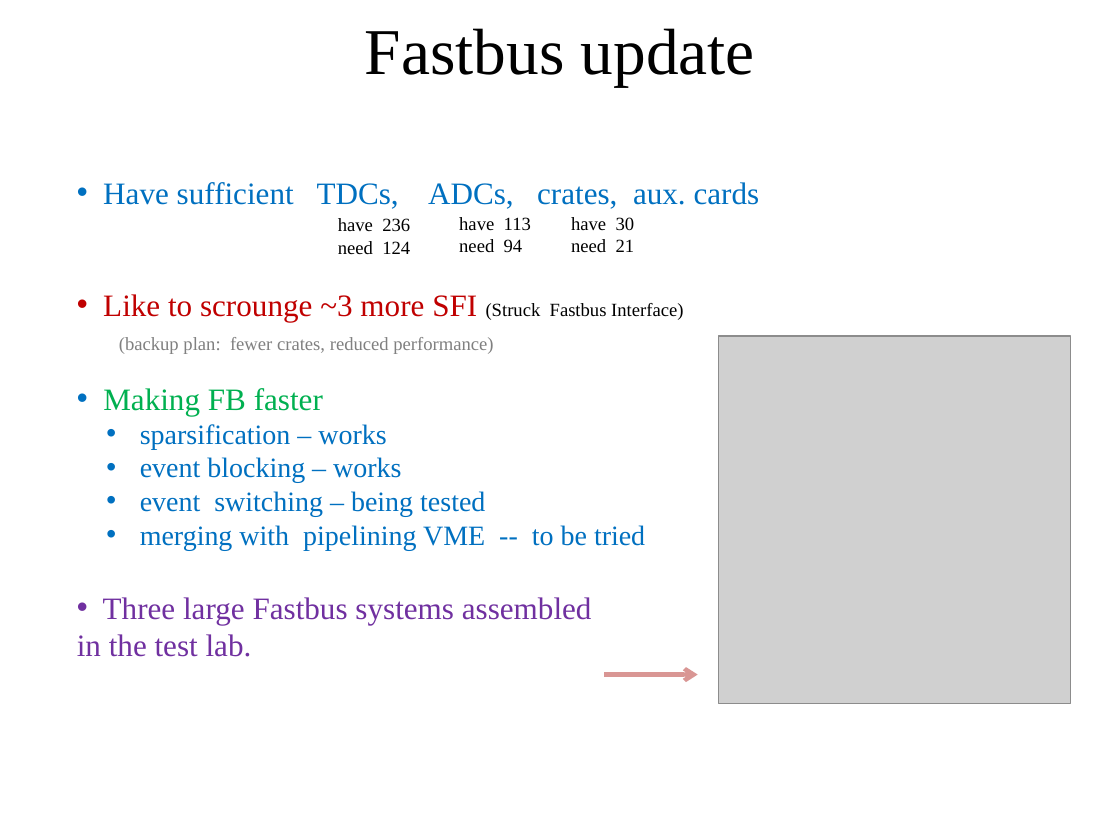
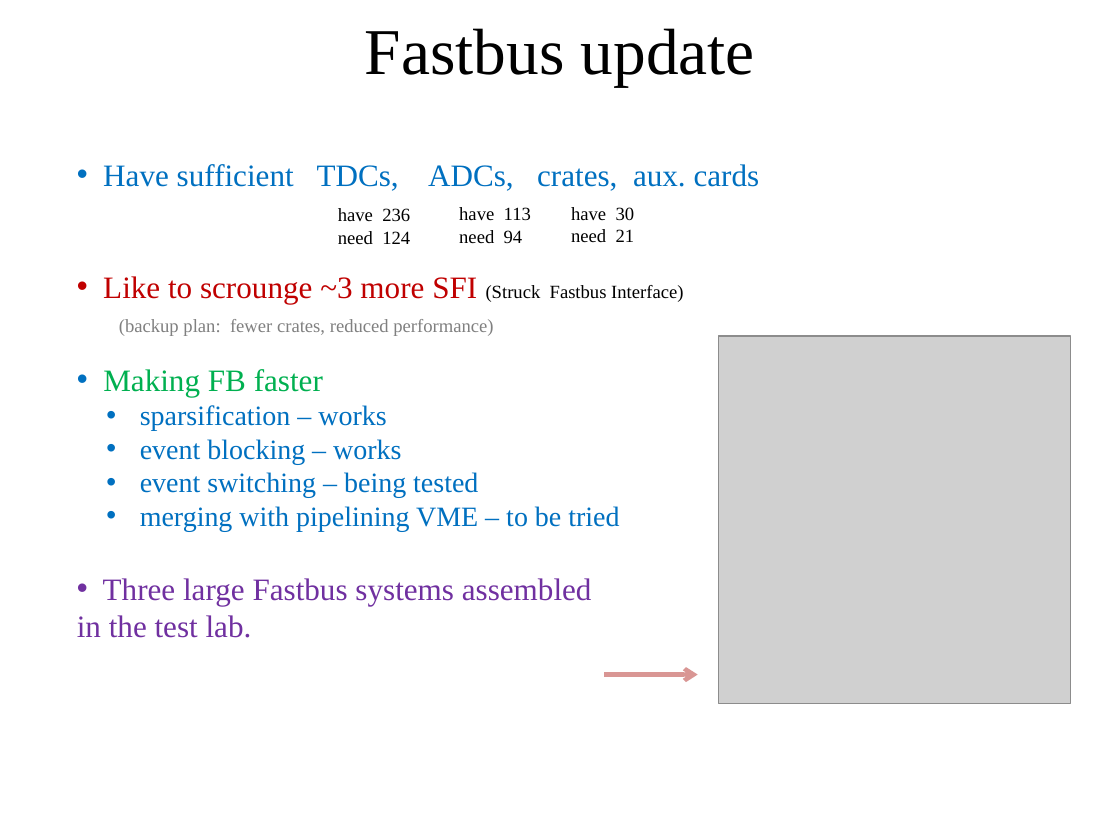
Before and after one commit to bmoffit/sbsdaq, a slide deck: slide 5 of 2015_DOE_Review/SuperBigBite DAQ update-Oct-20-2015.pptx. Drawn at 1120x840 pixels with LibreOffice and Linux fonts; fonts in the diff are those of the drawing; grey boxes stand for pictures; background and template pictures are left out. Boxes give left, top, right and bottom in pixels: in the first picture for what was removed or moved away, otherwise in the second. Text is boxed around its words. In the diff, an @@ line names an element or a change of style, - is before the commit and + after.

```diff
--- a/2015_DOE_Review/SuperBigBite DAQ update-Oct-20-2015.pptx
+++ b/2015_DOE_Review/SuperBigBite DAQ update-Oct-20-2015.pptx
@@ text "Have sufficient TDCs, ADCs, crates, ...": place and size @@
-text "Have sufficient TDCs, ADCs, crates, ..." at (77, 182, 760, 657)
+text "Have sufficient TDCs, ADCs, crates, ..." at (77, 164, 760, 638)
@@ 3 texts: place and size @@
-3 texts at (338, 217, 635, 255)
+3 texts at (338, 207, 635, 245)
@@ text at (140, 506, 619, 531): text changed @@
-  • merging with pipelining VME -- to be tried
+  • merging with pipelining VME – to be tried
```
Also in this commit, not shown: 18 other slides changed, 1 slide added, 1 slide removed, 1 other file.
